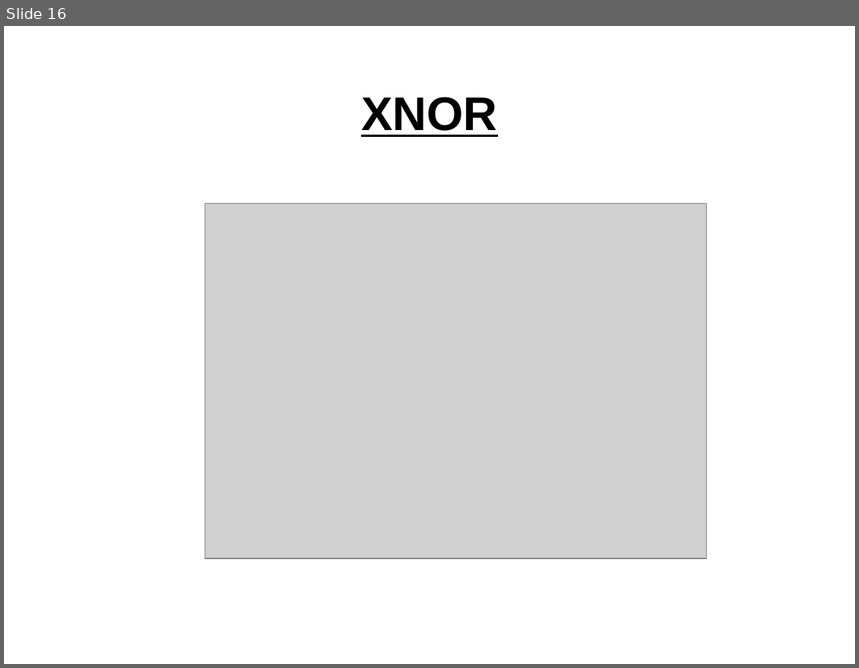
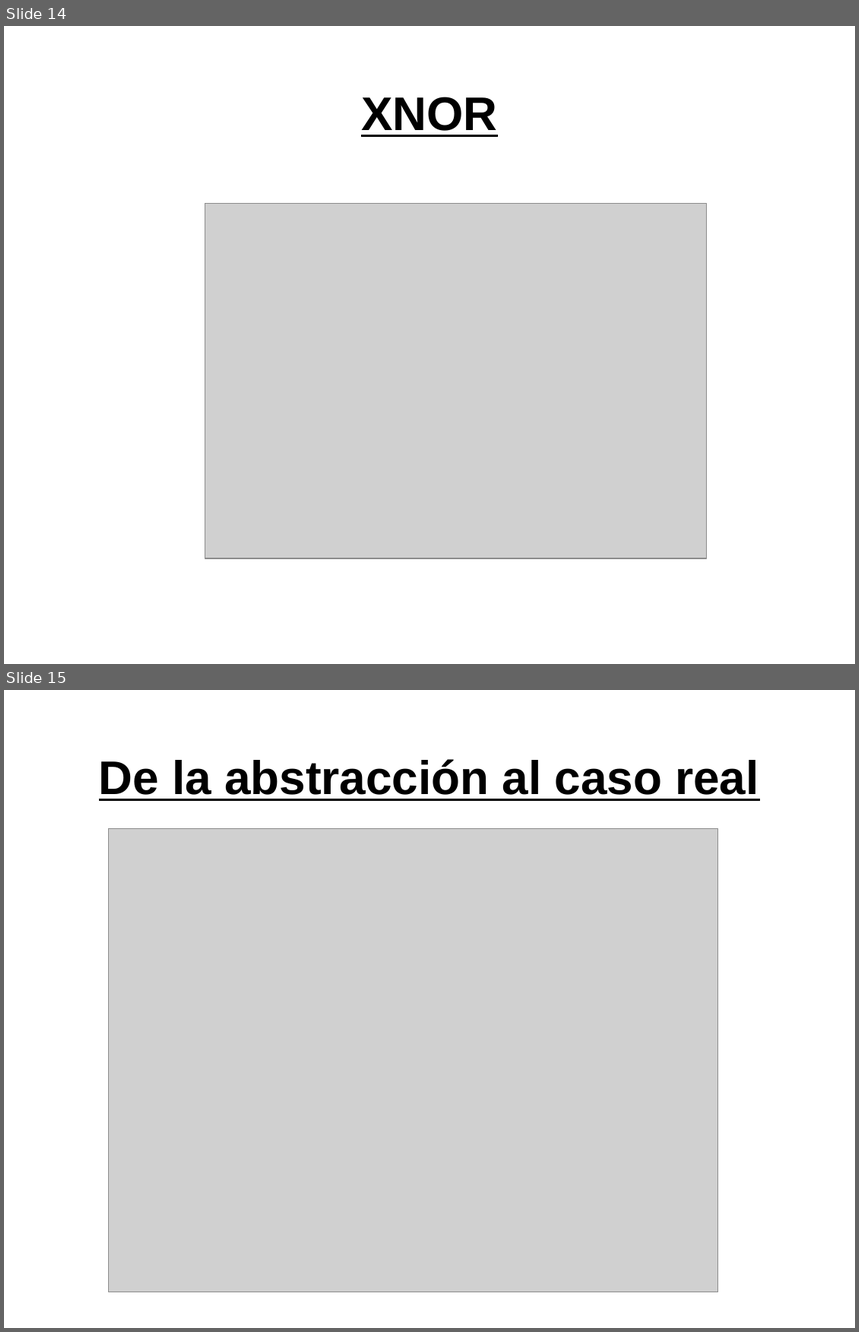
Before and after one commit to karolans25/luabot, a slide deck: planDeEstudio/Temas/3.SistemasDigitales_Boole/Clase5.odp. Shown one above the other, each under a label of ours: slide 16 before the commit, slides 14 and 15 after it. The pictures are 859x668 and 859x1332 pixels, drawn with LibreOffice and Linux fonts; fonts in the diff are those of the drawing; grey boxes stand for pictures. Boxes give left, top, right and bottom in pixels: in the first picture for what was removed or moved away, otherwise in the second. Text is boxed around its words. In the diff, an @@ line names an element or a change of style, - is before the commit and + after.

```diff
--- a/planDeEstudio/Temas/3.SistemasDigitales_Boole/Clase5.odp
+++ b/planDeEstudio/Temas/3.SistemasDigitales_Boole/Clase5.odp
@@ slide 15 added at (4, 690, 855, 1328), background #FFFFFF @@
@@ title added at (99, 759, 759, 801), 44 pt, text #000000, bold, underline @@
+De la abstracción al caso real
@@ picture added at (108, 829, 718, 1293) @@
@@ what was slide 16 is now slide 14 @@
```
Also in this commit, not shown: 6 other slides added, 8 slides removed, 8 other files.
